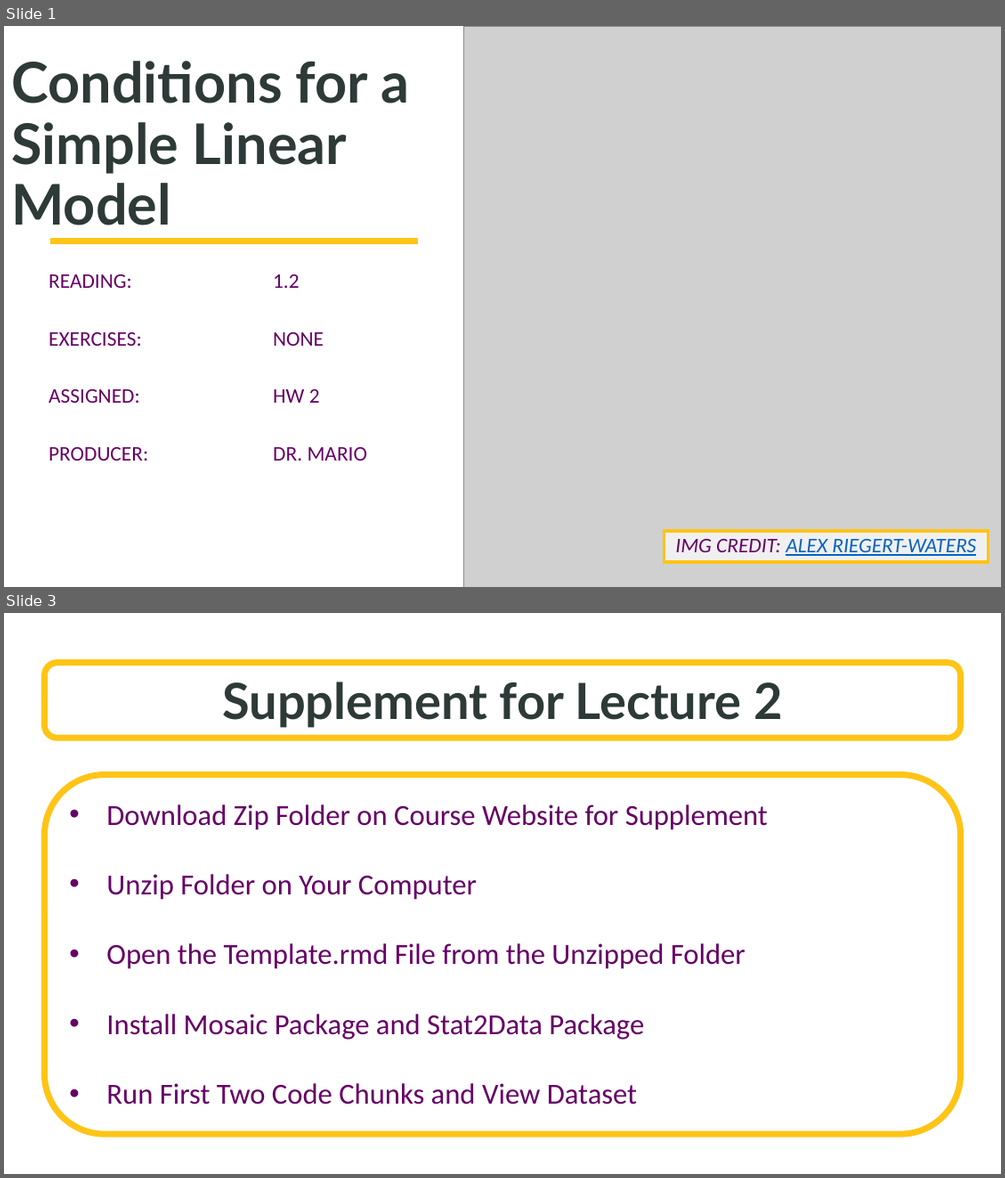
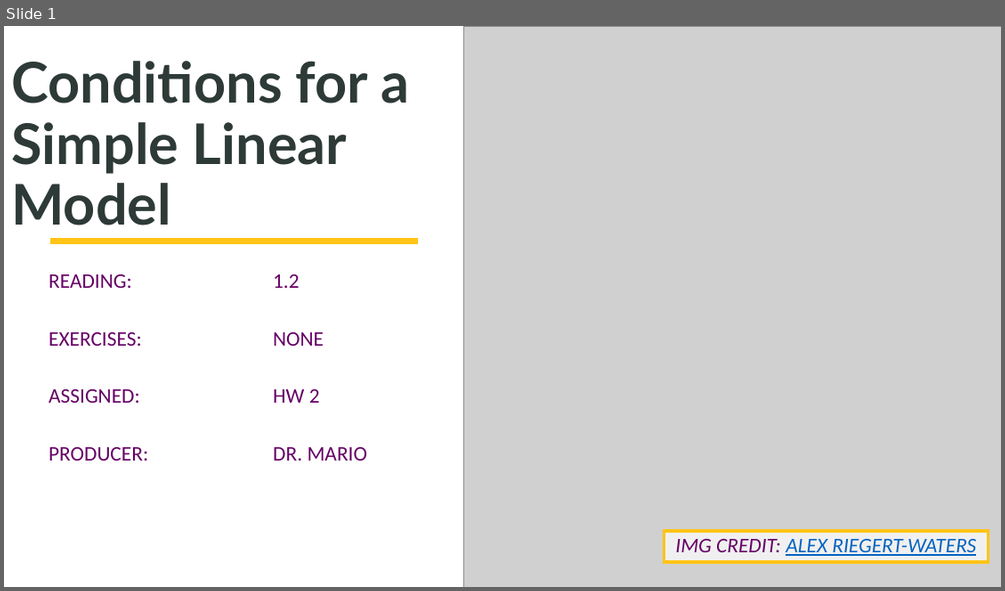
Before and after one commit to SuperMarioGiacomazzo/STOR455_WEBSITE, a slide deck: Lectures/4 - Conditions for a Simple Linear Model.pptx. Shown one above the other, each under a label of ours: slides 1 and 3 before the commit, slide 1 after it; the slides between them are not shown. The pictures are 1005x1178 and 1005x591 pixels, drawn with LibreOffice and Linux fonts; fonts in the diff are those of the drawing; grey boxes stand for pictures; background and template pictures are left out. Boxes give left, top, right and bottom in pixels: in the first picture for what was removed or moved away, otherwise in the second. Text is boxed around its words. In the diff, an @@ line names an element or a change of style, - is before the commit and + after.

```diff
--- a/Lectures/4 - Conditions for a Simple Linear Model.pptx
+++ b/Lectures/4 - Conditions for a Simple Linear Model.pptx
@@ slide 3 removed at [4, 613, 1001, 1174], background picture (left out) @@
@@ rounded rectangle removed at [44, 662, 961, 738] @@
-Supplement for Lecture 2
@@ rounded rectangle removed at [44, 774, 961, 1134] @@
-• Download Zip Folder on Course Website for Supplement
-• Unzip Folder on Your Computer
-• Open the Template.rmd File from the Unzipped Folder
-• Install Mosaic Package and Stat2Data Package
-• Run First Two Code Chunks and View Dataset
```
Also in this commit, not shown: 6 slides added, 13 other slides removed, 12 other files.
